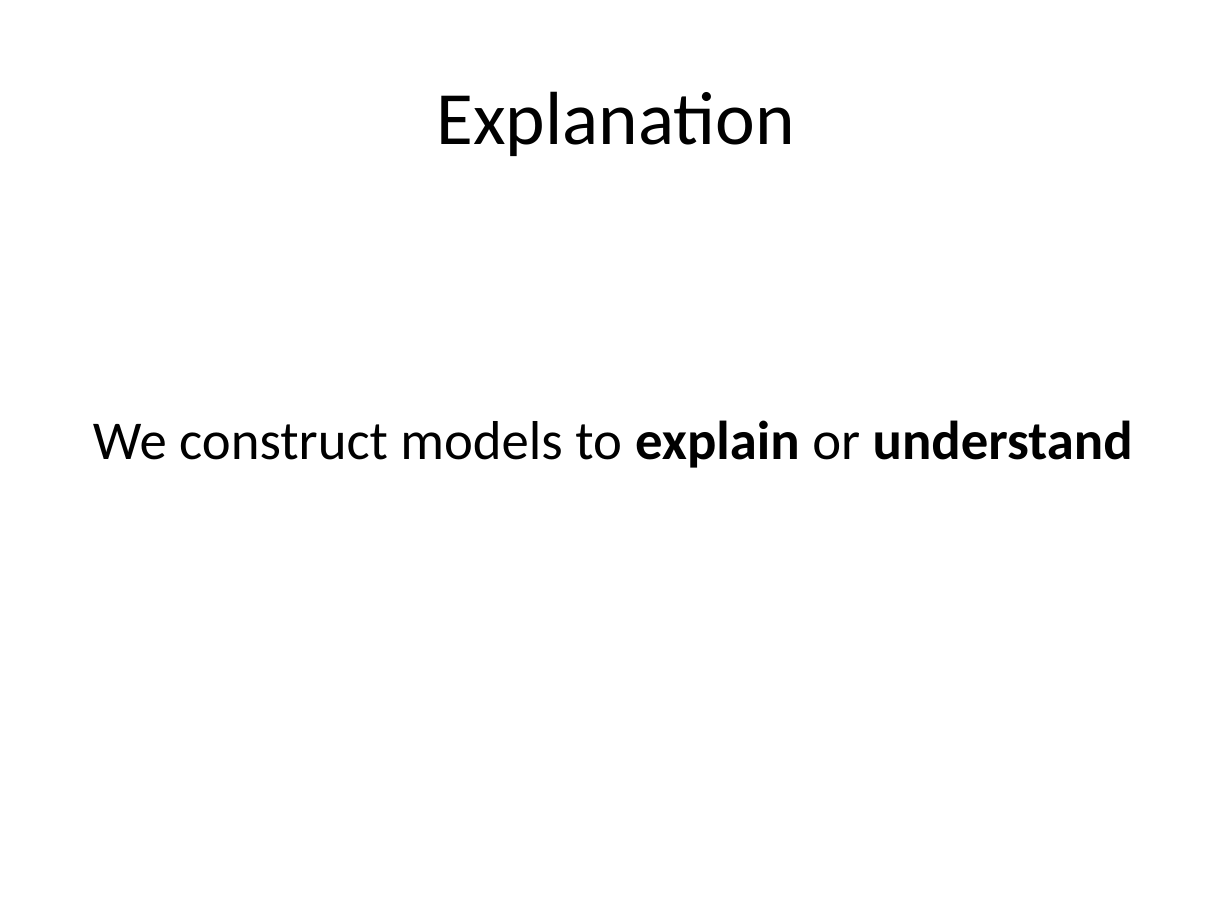
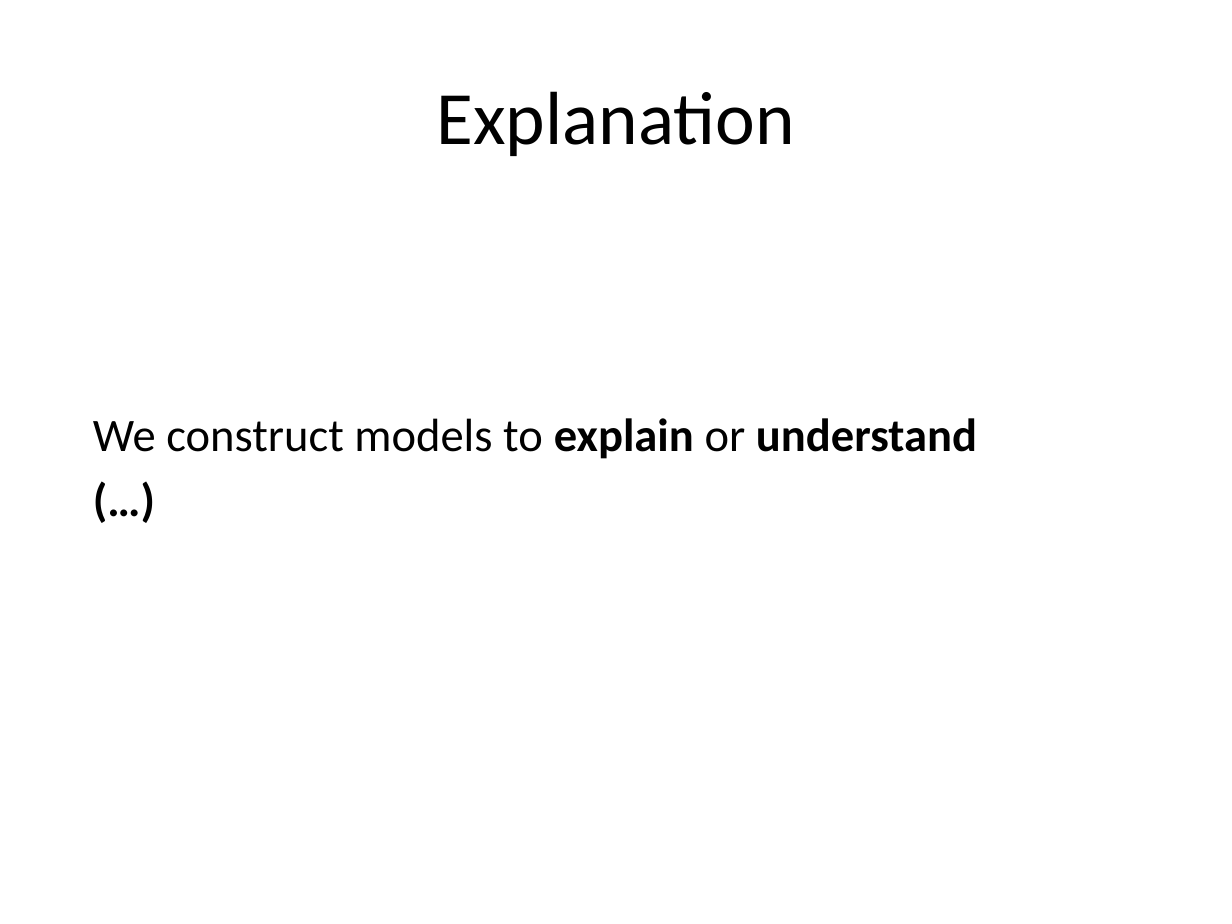
Before and after one commit to gian/defense, a slide deck: slide 3 of PhDDefense.pptx. Drawn at 1232x924 pixels with LibreOffice and Linux fonts; fonts in the diff are those of the drawing. Boxes give left, top, right and bottom in pixels: in the first picture for what was removed or moved away, otherwise in the second. Text is boxed around its words. In the diff, an @@ line names an element or a change of style, - is before the commit and + after.

```diff
--- a/PhDDefense.pptx
+++ b/PhDDefense.pptx
@@ text at (93, 418, 977, 459): paragraph added @@
+(…)
@@ text at (93, 418, 977, 459): size 32 to 27.2 pt @@
```
Also in this commit, not shown: 6 other slides changed, 37 slides added.
